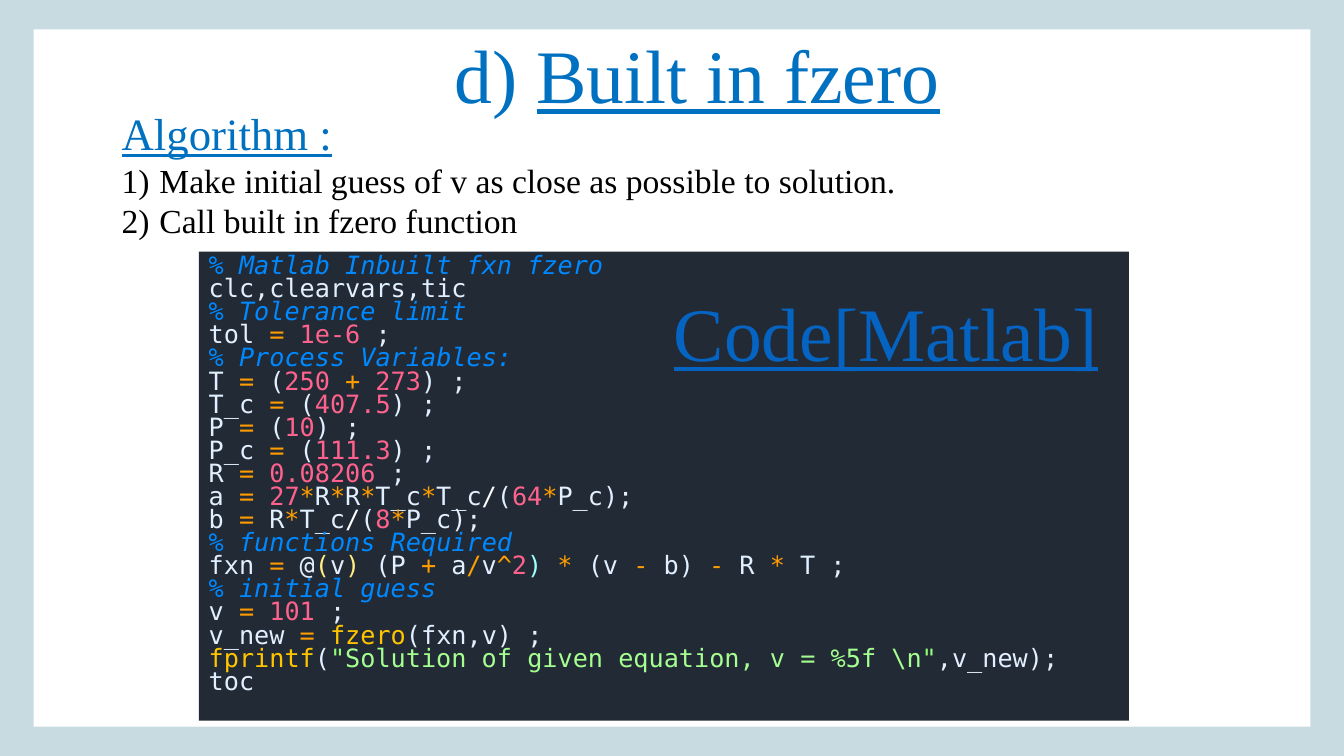
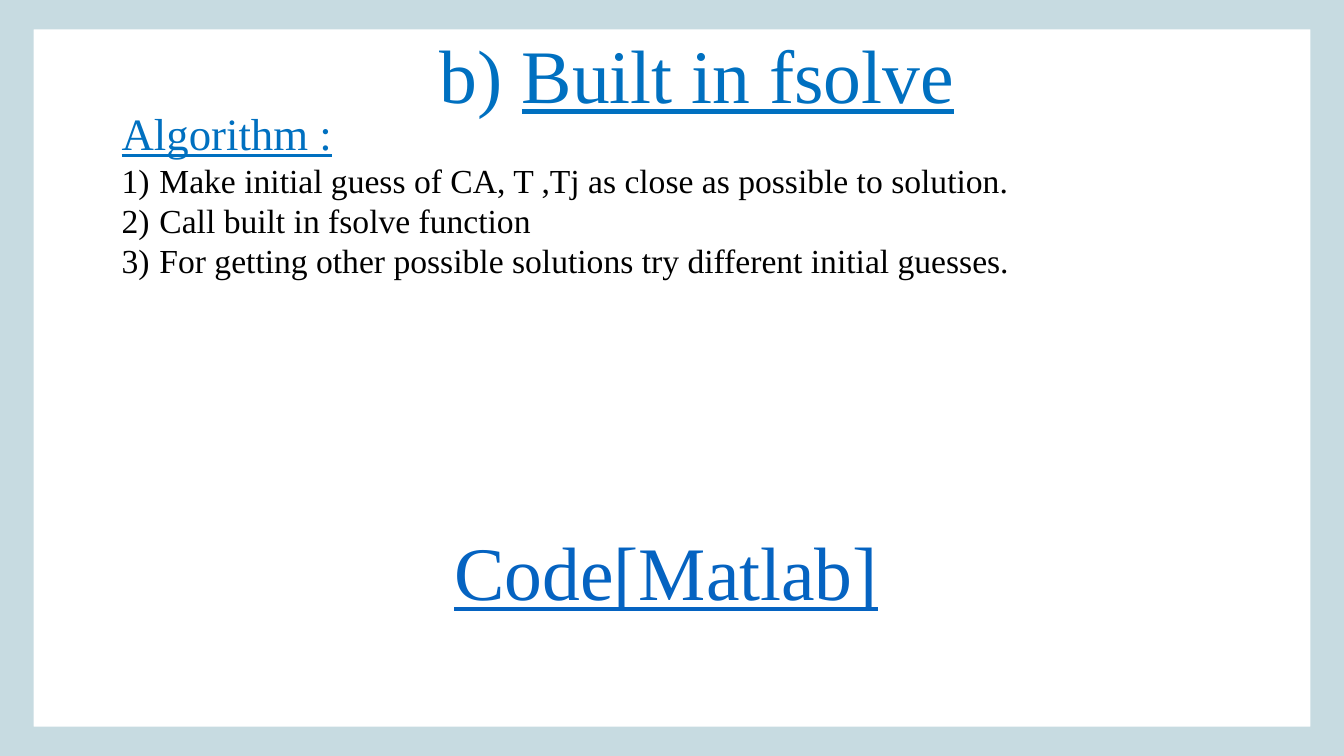
Before and after one commit to SatyamR196/CAPE_LAB, a slide deck: slide 10 of Lab_2/Cape Lab_A2.pptx (slide 23 before the commit). Drawn at 1344x756 pixels with LibreOffice and Linux fonts; fonts in the diff are those of the drawing; background and template pictures are left out. Boxes give left, top, right and bottom in pixels: in the first picture for what was removed or moved away, otherwise in the second. Text is boxed around its words. In the diff, an @@ line names an element or a change of style, - is before the commit and + after.

```diff
--- a/Lab_2/Cape Lab_A2.pptx
+++ b/Lab_2/Cape Lab_A2.pptx
@@ title at (440, 49, 954, 118): text changed @@
-  d) Built in fzero
+  b) Built in fsolve
@@ text at (159, 169, 1009, 280): text changed @@
-  1) Make initial guess of v as close as possible to solution.
-  2) Call built in fzero function
+  1) Make initial guess of CA, T ,Tj as close as possible to solution.
+  2) Call built in fsolve function
+  3) For getting other possible solutions try different initial guesses.
@@ rectangle removed at (199, 252, 1129, 721) @@
-% Matlab Inbuilt fxn fzero
-clc,clearvars,tic
-% Tolerance limit
-tol = 1e-6 ;
-% Process Variables:
-T = (250 + 273) ;
-T_c = (407.5) ;
-P = (10) ;
-P_c = (111.3) ;
-R = 0.08206 ;
-a = 27*R*R*T_c*T_c/(64*P_c);
-b = R*T_c/(8*P_c);
-% functions Required
-fxn = @(v) (P + a/v^2) * (v - b) - R * T ;
-% initial guess
-v = 101 ;
-v_new = fzero(fxn,v) ;
-fprintf("Solution of given equation, v = %5f \n",v_new);
-toc
@@ text "Code[Matlab]": place and size @@
-text "Code[Matlab]" at (674, 308, 1098, 371)
+text "Code[Matlab]" at (454, 547, 878, 611)
```
Also in this commit, not shown: 3 other slides changed, 5 slides added, 15 slides removed, 1 other file.
